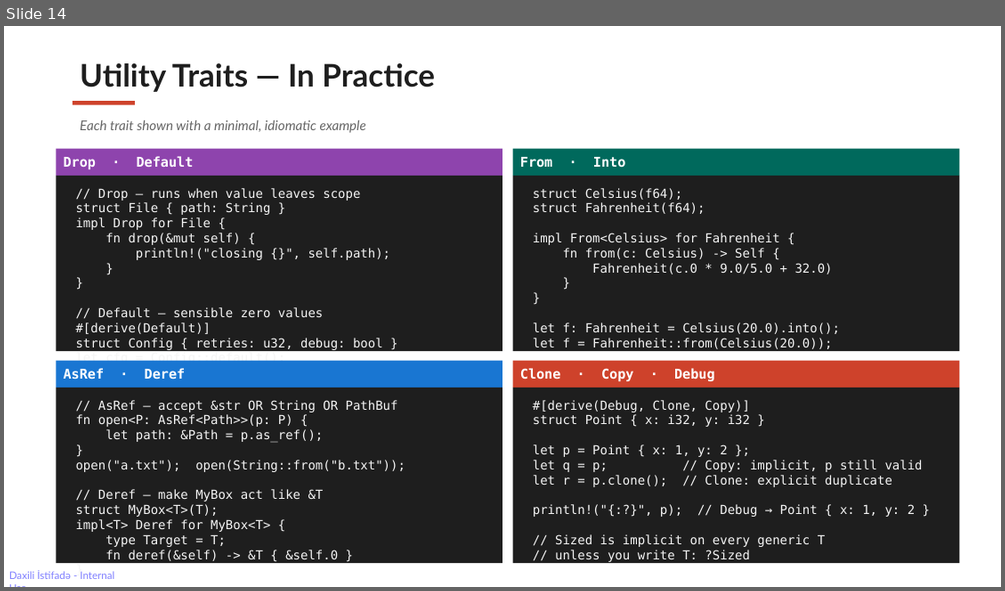
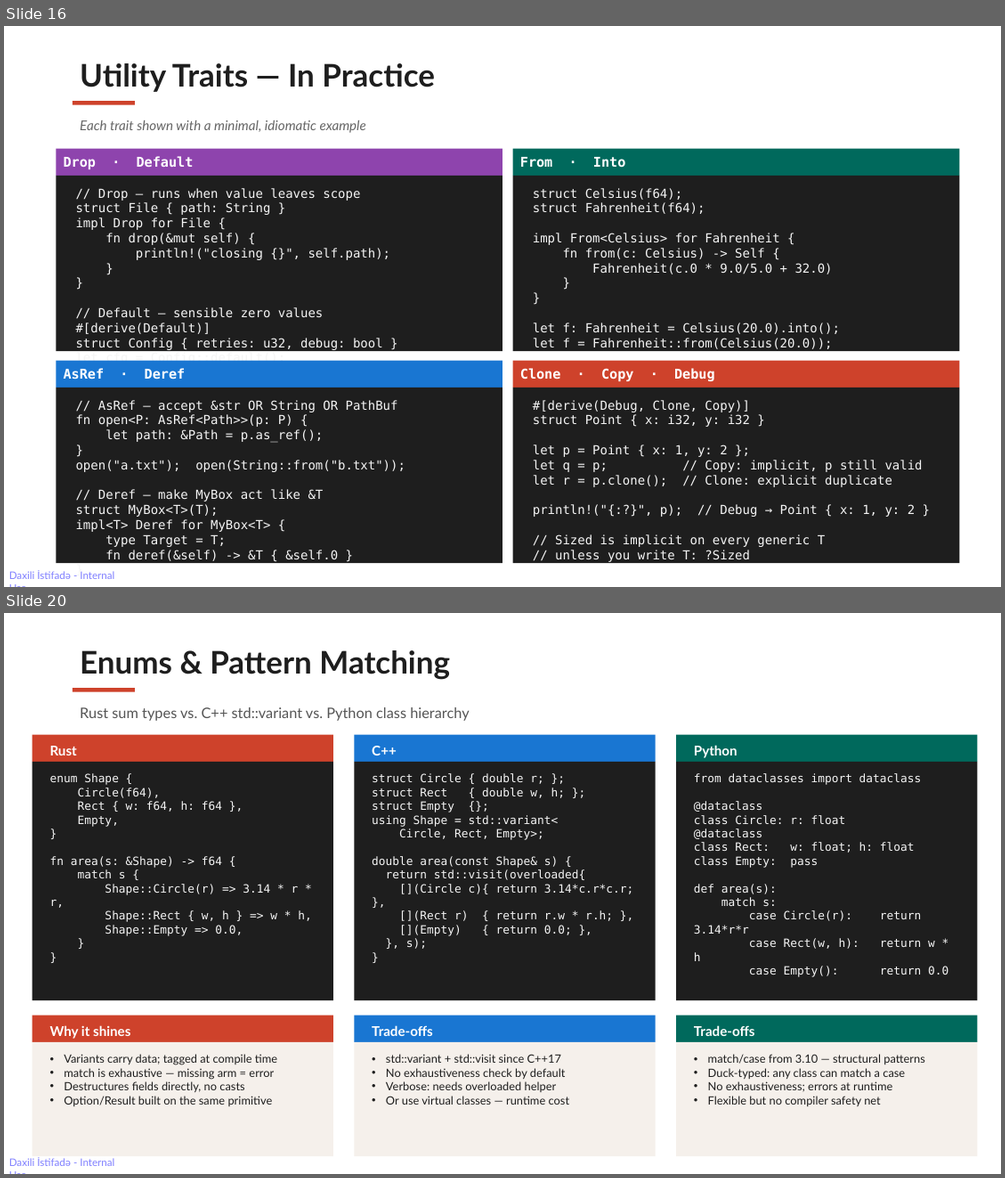
Before and after one commit to rahimahmedov/rust_vs_cpp, a slide deck: rust_friday_session.pptx. Shown one above the other, each under a label of ours: slide 14 before the commit, slides 16 and 20 after it; the slides between them are not shown. The pictures are 1005x591 and 1005x1178 pixels, drawn with LibreOffice and Linux fonts; fonts in the diff are those of the drawing. Boxes give left, top, right and bottom in pixels: in the first picture for what was removed or moved away, otherwise in the second. Text is boxed around its words. In the diff, an @@ line names an element or a change of style, - is before the commit and + after.

```diff
--- a/rust_friday_session.pptx
+++ b/rust_friday_session.pptx
@@ slide 20 added at (4,613,1001,1174), background #FFFFFF; not listed: 1 template element that a slide beside it also shows @@
@@ text added at (80,650,450,680), 30 pt, text #1E1E1E, bold @@
+Enums & Pattern Matching
@@ rectangle added at (73,688,135,692), fill #CE422B @@
@@ text added at (80,707,469,721), 14 pt, text #555555 @@
+Rust sum types vs. C++ std::variant vs. Python class hierarchy
@@ rectangle added at (32,734,334,761), fill #CE422B @@
@@ text added at (50,746,77,755), 13 pt, text #FFFFFF, bold @@
+Rust
@@ rectangle added at (354,734,655,761), fill #1976D2 @@
@@ text added at (372,746,396,755), 13 pt, text #FFFFFF, bold @@
+C++
@@ rectangle added at (676,734,978,761), fill #00695C @@
@@ text added at (694,745,737,758), 13 pt, text #FFFFFF, bold @@
+Python
@@ rectangle added at (32,762,334,1000), fill #1E1E1E @@
@@ rectangle added at (354,762,655,1000), fill #1E1E1E @@
@@ rectangle added at (676,762,978,1000), fill #1E1E1E @@
@@ text added at (50,773,311,936), 11 pt, text #F5F5F5 @@
+enum Shape {
+Circle(f64),
+Rect { w: f64, h: f64 },
+Empty,
+}
+fn area(s: &Shape) -> f64 {
+match s {
+Shape::Circle(r) => 3.14 * r * r,
+Shape::Rect { w, h } => w * h,
+Shape::Empty => 0.0,
+}
+}
@@ text added at (372,773,634,949), 11 pt, text #F5F5F5 @@
+struct Circle { double r; };
+struct Rect { double w, h; };
+struct Empty {};
+using Shape = std::variant<
+Circle, Rect, Empty>;
+double area(const Shape& s) {
+return std::visit(overloaded{
+[](Circle c){ return 3.14*c.r*c.r; },
+[](Rect r) { return r.w * r.h; },
+[](Empty) { return 0.0; },
+}, s);
+}
@@ text added at (694,773,948,977), 11 pt, text #F5F5F5 @@
+from dataclasses import dataclass
+@dataclass
+class Circle: r: float
+@dataclass
+class Rect: w: float; h: float
+class Empty: pass
+def area(s):
+match s:
+case Circle(r): return 3.14*r*r
+case Rect(w, h): return w * h
+case Empty(): return 0.0
@@ rectangle added at (32,1015,334,1042), fill #CE422B @@
@@ text added at (50,1025,130,1038), 13 pt, text #FFFFFF, bold @@
+Why it shines
@@ rectangle added at (354,1015,655,1042), fill #1976D2 @@
@@ text added at (372,1025,433,1036), 13 pt, text #FFFFFF, bold @@
+Trade-offs
@@ rectangle added at (676,1015,978,1042), fill #00695C @@
@@ text added at (694,1025,755,1036), 13 pt, text #FFFFFF, bold @@
+Trade-offs
@@ rectangle added at (32,1042,334,1157), fill #F5F0EB @@
@@ text added at (64,1054,277,1106), 11 pt, text #1E1E1E @@
+• Variants carry data; tagged at compile time
+• match is exhaustive — missing arm = error
+• Destructures fields directly, no casts
+• Option/Result built on the same primitive
@@ rectangle added at (354,1042,655,1157), fill #F5F0EB @@
@@ text added at (386,1054,570,1104), 11 pt, text #1E1E1E @@
+• std::variant + std::visit since C++17
+• No exhaustiveness check by default
+• Verbose: needs overloaded helper
+• Or use virtual classes — runtime cost
@@ rectangle added at (676,1042,978,1157), fill #F5F0EB @@
@@ text added at (708,1054,924,1106), 11 pt, text #1E1E1E @@
+• match/case from 3.10 — structural patterns
+• Duck-typed: any class can match a case
+• No exhaustiveness; errors at runtime
+• Flexible but no compiler safety net
@@ what was slide 14 is now slide 16 @@
```
Also in this commit, not shown: 1 slide changed, 5 other slides added.
